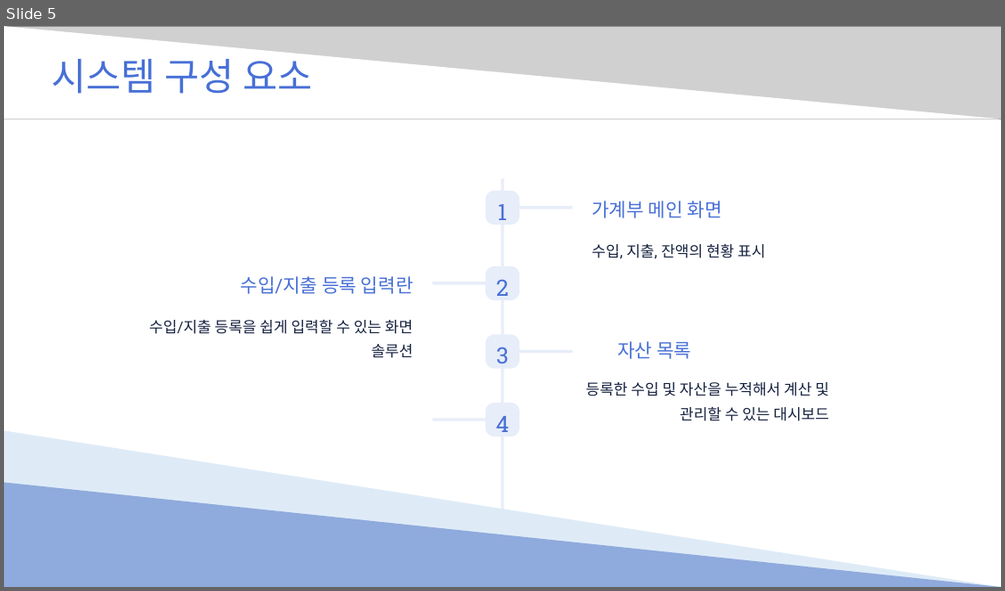
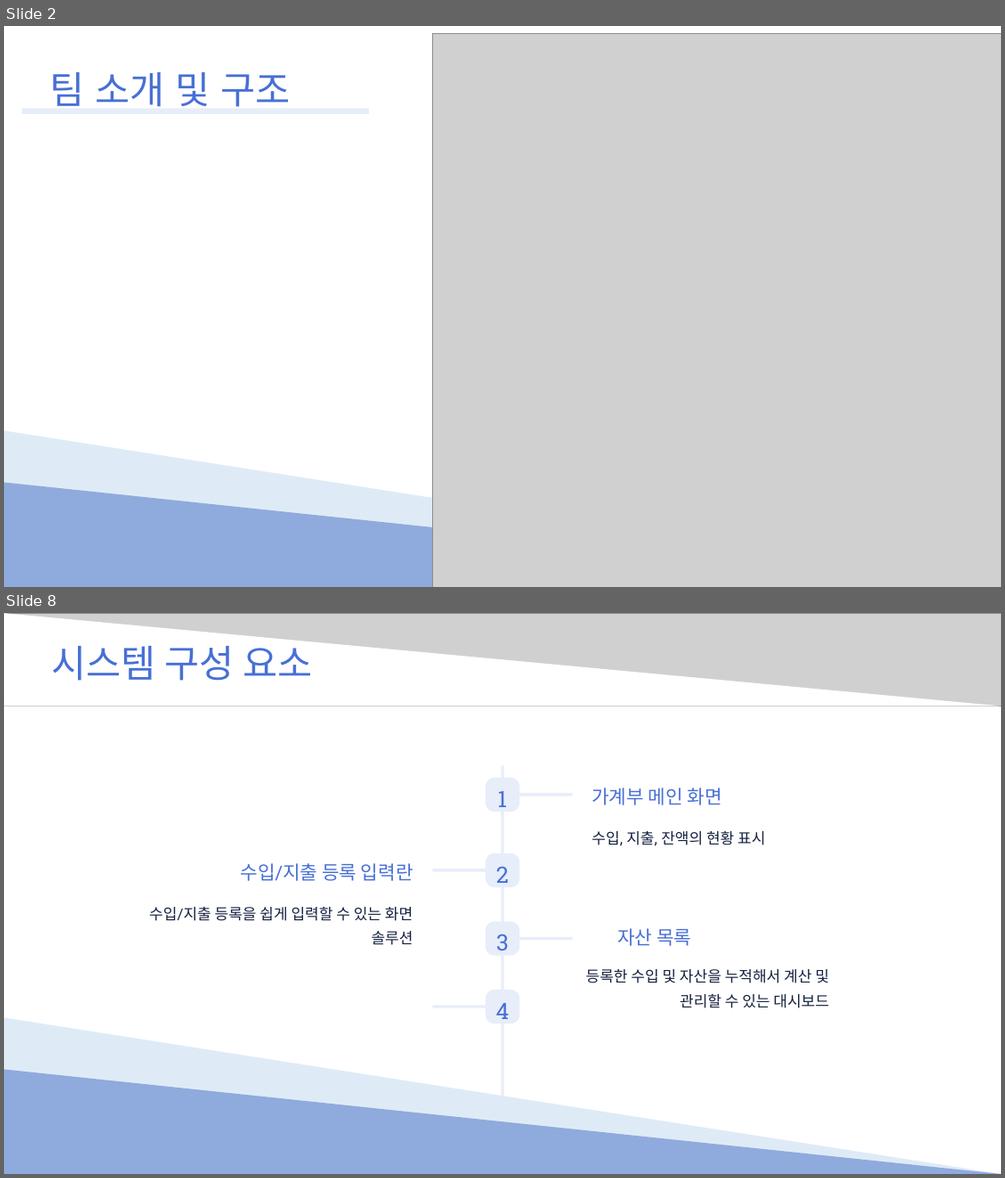
Before and after one commit to Hyno2/C-project, a slide deck: PPT/System.pptx. Shown one above the other, each under a label of ours: slide 5 before the commit, slides 2 and 8 after it; the slides between them are not shown. The pictures are 1005x591 and 1005x1178 pixels, drawn with LibreOffice and Linux fonts; fonts in the diff are those of the drawing; grey boxes stand for pictures. Boxes give left, top, right and bottom in pixels: in the first picture for what was removed or moved away, otherwise in the second. Text is boxed around its words. In the diff, an @@ line names an element or a change of style, - is before the commit and + after.

```diff
--- a/PPT/System.pptx
+++ b/PPT/System.pptx
@@ slide 2 added at [4, 26, 1001, 587], background #FFFFFF @@
@@ picture added at [433, 33, 1001, 587] @@
@@ text added at [50, 72, 291, 107], 43.7 pt, text #476FD6 @@
+팀 소개 및 구조
@@ rectangle added at [22, 108, 369, 114], fill #E7EDF9 @@
@@ right triangle added at [4, 430, 1001, 587], fill #DEEBF7 @@
@@ right triangle added at [4, 482, 1001, 587], fill #8FAADC @@
@@ what was slide 5 is now slide 8 @@
```
Also in this commit, not shown: 4 slides changed, 2 other slides added.
